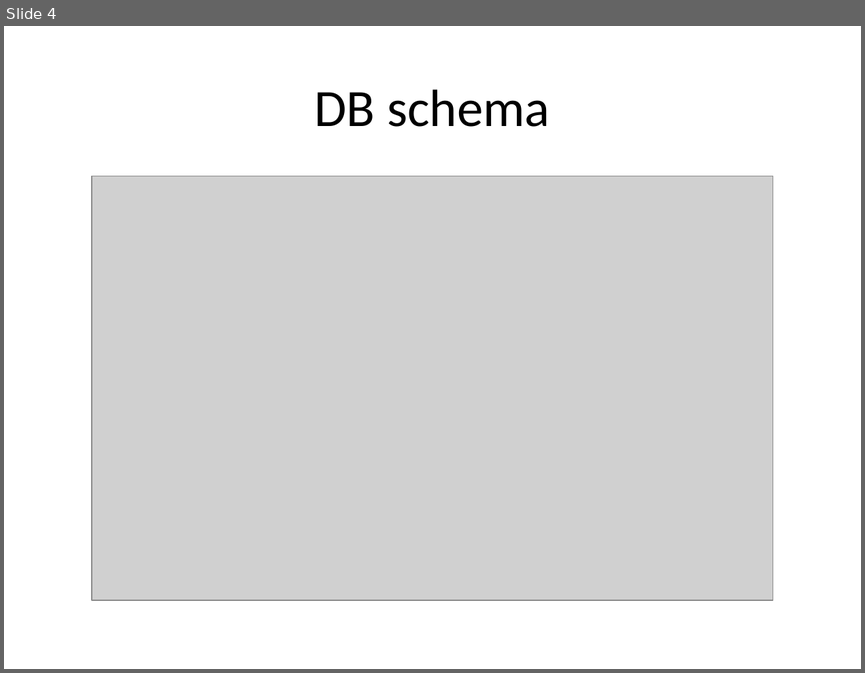
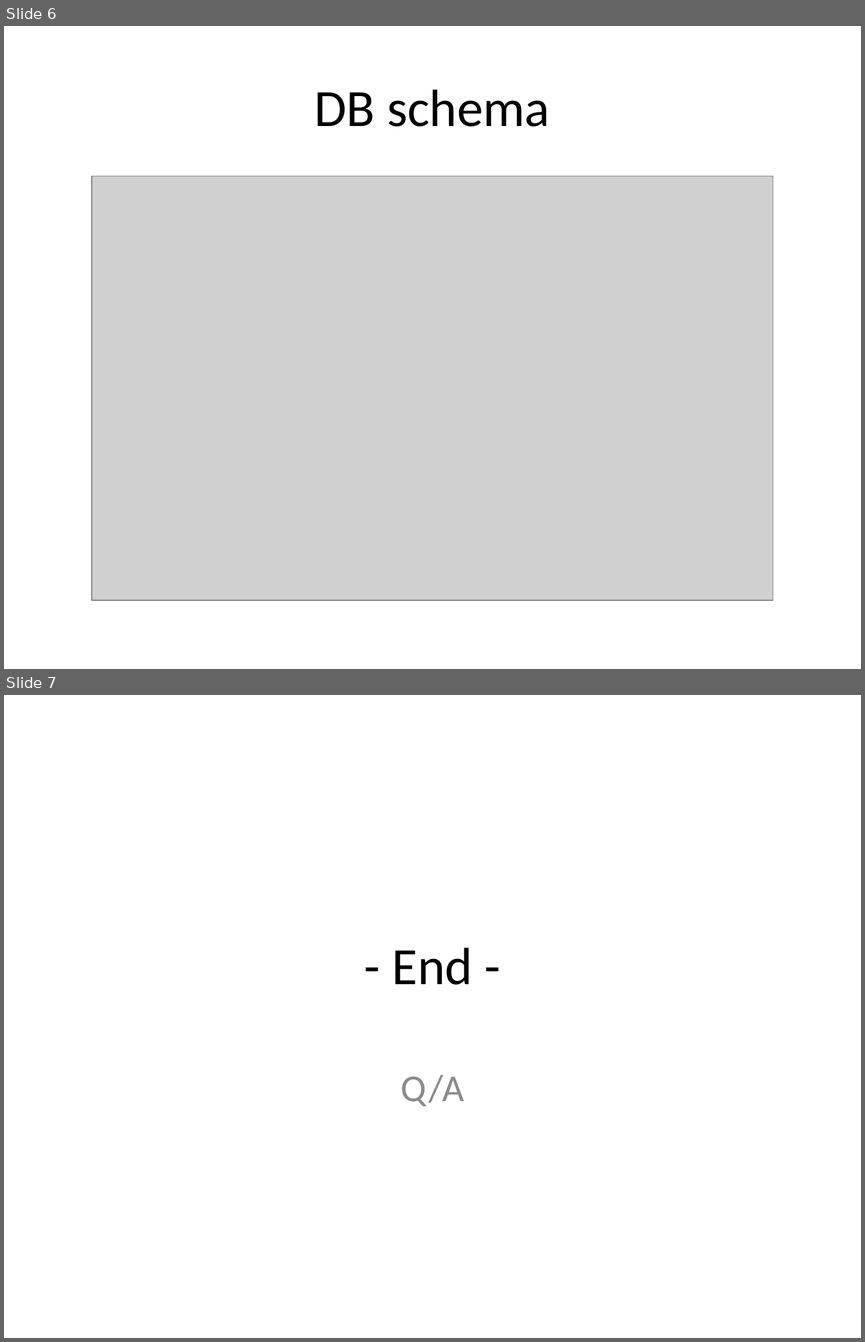
Before and after one commit to repolyo/turtle, a slide deck: docs/turtle.pptx. Shown one above the other, each under a label of ours: slide 4 before the commit, slides 6 and 7 after it. The pictures are 865x673 and 865x1342 pixels, drawn with LibreOffice and Linux fonts; fonts in the diff are those of the drawing; grey boxes stand for pictures. Boxes give left, top, right and bottom in pixels: in the first picture for what was removed or moved away, otherwise in the second. Text is boxed around its words. In the diff, an @@ line names an element or a change of style, - is before the commit and + after.

```diff
--- a/docs/turtle.pptx
+++ b/docs/turtle.pptx
@@ slide 7 added at [4, 695, 861, 1338], background #FFFFFF @@
@@ title added at [392, 947, 473, 985], 44 pt, text #000000 @@
+- End -
@@ subtitle added at [400, 1074, 464, 1106], 32 pt, text #8C8C8C @@
+Q/A
@@ what was slide 4 is now slide 6 @@
```
Also in this commit, not shown: 3 slides changed, 2 other slides added.
